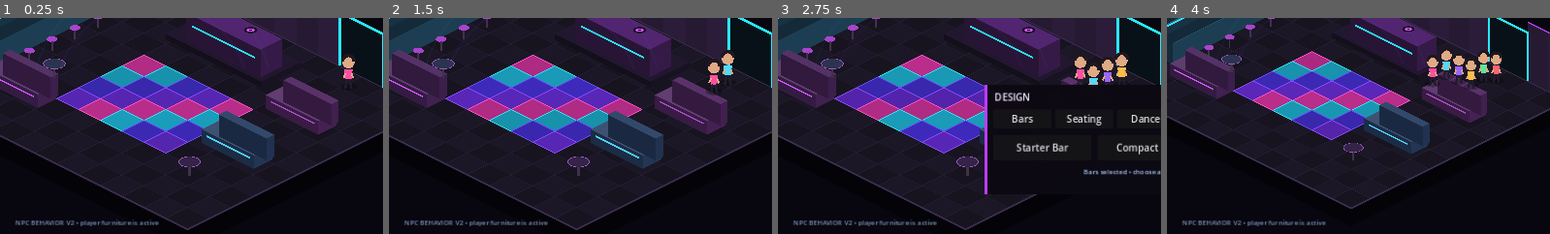
Above: before the commit, frames 1-4 (left to right).
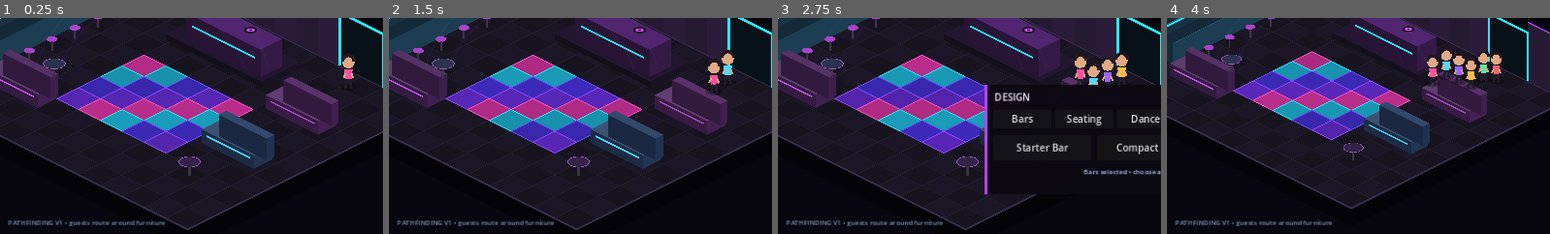
Above: after the commit, the same moments.

Repository: 22crob/Nightclub-City
Game: Godot game, scene res://scenes/main.tscn
The game is run twice, just before and just after one commit, with the same random seed, the same clock (stepped at 60 frames per second) and the same inputs.
Inputs:
- Up to frame 1 (0.25 s): no input
- Up to frame 2 (1.5 s): click "−" at 0.5 s; click "+" at 1.25 s
- Up to frame 3 (2.75 s): click "DESIGN" at 2 s
- Up to frame 4 (4 s): click "×" at 2.75 s; click "−" at 3.5 s
The pictures show only the part of the screen within x 29-79%, y 49-99%; the shares and areas given below are measured in that part.

The runs differ from the first frame. In frame 1, 0.5% of the frame differs, in the area x 2-44%, y 93-97%; in frame 2, 0.5%; in frame 3, 0.5%; in frame 4, 0.5%.

Commit message:
Label pathfinding test build

Diff:
--- a/godot/scenes/main.tscn
+++ b/godot/scenes/main.tscn
@@ -76,7 +76,7 @@
 grow_vertical = 0
 theme_override_colors/font_color = Color(0.50, 0.58, 0.74, 1)
 theme_override_font_sizes/font_size = 11
-text = "NPC BEHAVIOR V2 • player furniture is active"
+text = "PATHFINDING V1 • guests route around furniture"
 horizontal_alignment = 1
 
 [node name="ZoomControls" type="ColorRect" parent="HUD"]
